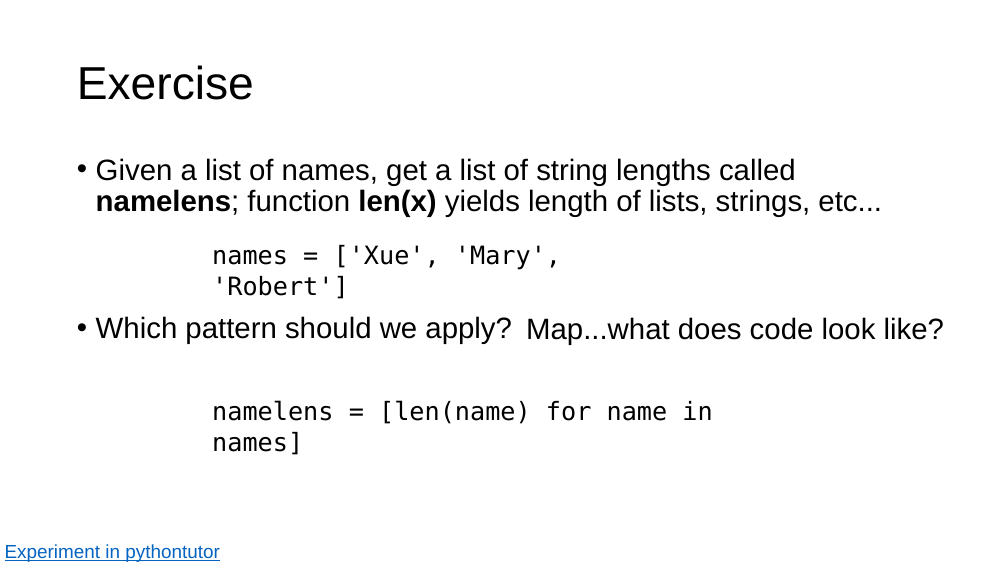
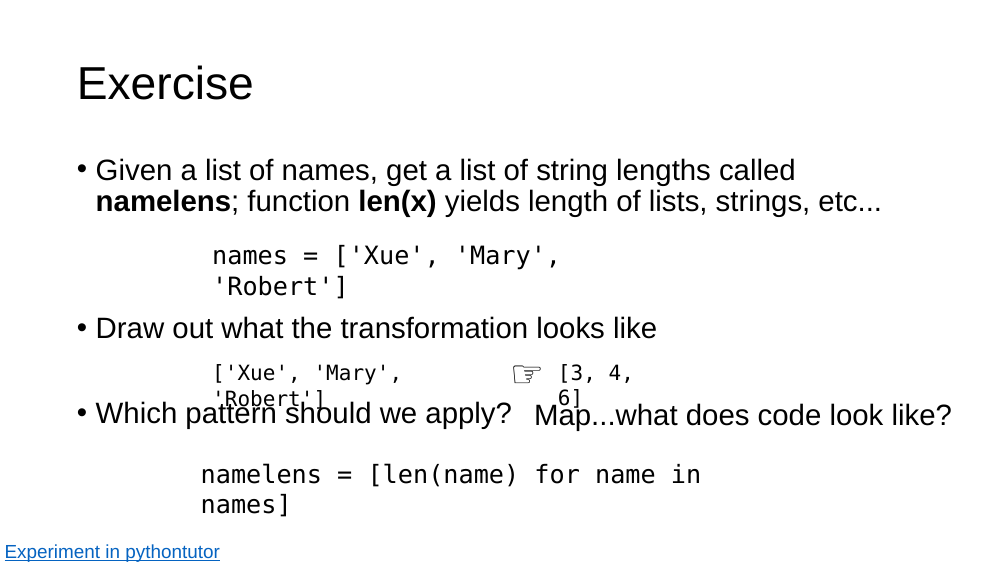
Before and after one commit to parrt/msds501, a slide deck: slide 22 of slides/programming-patterns.pptx. Drawn at 1008x567 pixels with LibreOffice and Linux fonts; fonts in the diff are those of the drawing; background and template pictures are left out. Boxes give left, top, right and bottom in pixels: in the first picture for what was removed or moved away, otherwise in the second. Text is boxed around its words. In the diff, an @@ line names an element or a change of style, - is before the commit and + after.

```diff
--- a/slides/programming-patterns.pptx
+++ b/slides/programming-patterns.pptx
@@ text at (x1=96, y1=316, x2=657, y2=339): paragraph added @@
+• Draw out what the transformation looks like
@@ text added at (x1=503, y1=346, x2=551, y2=400), 36 pt, text #000000, italic @@
+☞
@@ text added at (x1=212, y1=364, x2=403, y2=411), 20 pt, text #000000 @@
+['Xue', 'Mary', 'Robert']
@@ text added at (x1=558, y1=364, x2=596, y2=410), 20 pt, text #000000 @@
+[3, 4, 6]
@@ text "Map...what does code look like?" moved from (x1=526, y1=317, x2=944, y2=345) to (x1=534, y1=402, x2=952, y2=431) @@
@@ text "namelens = [len(name) for name ..." moved from (x1=212, y1=400, x2=712, y2=455) to (x1=201, y1=463, x2=701, y2=517) @@
```
Also in this commit, not shown: 2 other slides changed, 4 other files.
